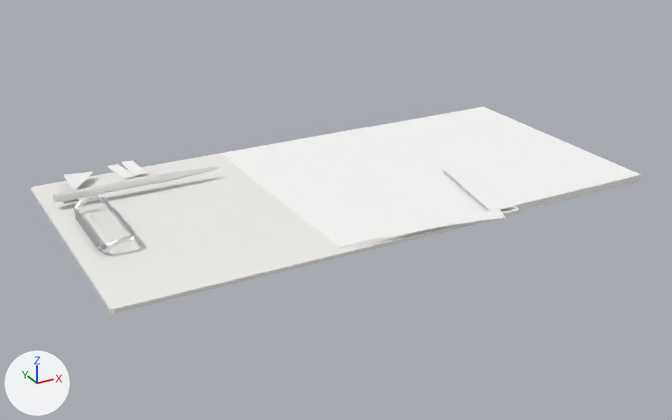
Before and after pictures for a commit that changed the glTF model public/models/tablet-folder.glb.
Rendered twice from a 50 mm camera at (-40.6, -61.9, 28.5) aimed at (-7.8, -2.3, -1.3). The axes (+X, +Y, +Z) are drawn at lower left. The lights are the same throughout. The first picture is the older version. Where no turn or scale is listed for an object, it has been applied to the vertices.

The first picture shows 'StackOfPaper_blinn2_0'.
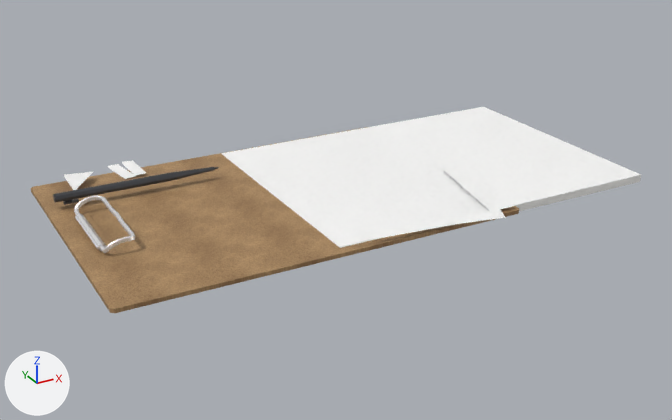
The change, as a diff of the scene's bpy script:
```diff
--- a/public/models/tablet-folder.glb.py
+++ b/public/models/tablet-folder.glb.py
@@ img_hardboard_rough @@
+img_hardboard_rough = load_image('hardboard-rough', '_unpacked/hardboard-rough', 256, 256, 'Non-Color')
@@ img_hardboard_normal @@
+img_hardboard_normal = load_image('hardboard-normal', '_unpacked/hardboard-normal', 256, 256, 'Non-Color')
@@ img_hardboard_albedo @@
+img_hardboard_albedo = load_image('hardboard-albedo', '_unpacked/hardboard-albedo', 1024, 1024, 'sRGB')
@@ img_plastic_normal @@
+img_plastic_normal = load_image('plastic-normal', '_unpacked/plastic-normal', 256, 256, 'Non-Color')
@@ img_plastic_rough @@
+img_plastic_rough = load_image('plastic-rough', '_unpacked/plastic-rough', 256, 256, 'Non-Color')
@@ img_plastic_albedo @@
+img_plastic_albedo = load_image('plastic-albedo', '_unpacked/plastic-albedo', 1024, 1024, 'sRGB')
@@ mat_folder_pen @@
 mat_folder_pen = bpy.data.materials.new('Folder_Pen')
-# nodes: BsdfPrincipled, OutputMaterial
-# colours: white #e5e5e2
+# nodes: BsdfPrincipled, NormalMap, OutputMaterial, SeparateColor, TexImage x3, UVMap x3
+# uses the picture img_plastic_albedo
+# uses the picture img_plastic_normal
+# uses the picture img_plastic_rough
@@ mat_folder_board @@
 mat_folder_board = bpy.data.materials.new('Folder_Board')
-# nodes: BsdfPrincipled, OutputMaterial
-# colours: white #f5f3f0
+# nodes: BsdfPrincipled, NormalMap, OutputMaterial, SeparateColor, TexImage x3, UVMap x3
+# uses the picture img_hardboard_albedo
+# uses the picture img_hardboard_normal
+# uses the picture img_hardboard_rough
```

Changed parts and their boxes [x1, y1, x2, y2] in the pictures (672 x 420 px):
'StackOfPaper_blinn2_0', surface changed (white to brown): [31, 127, 522, 313] in both
